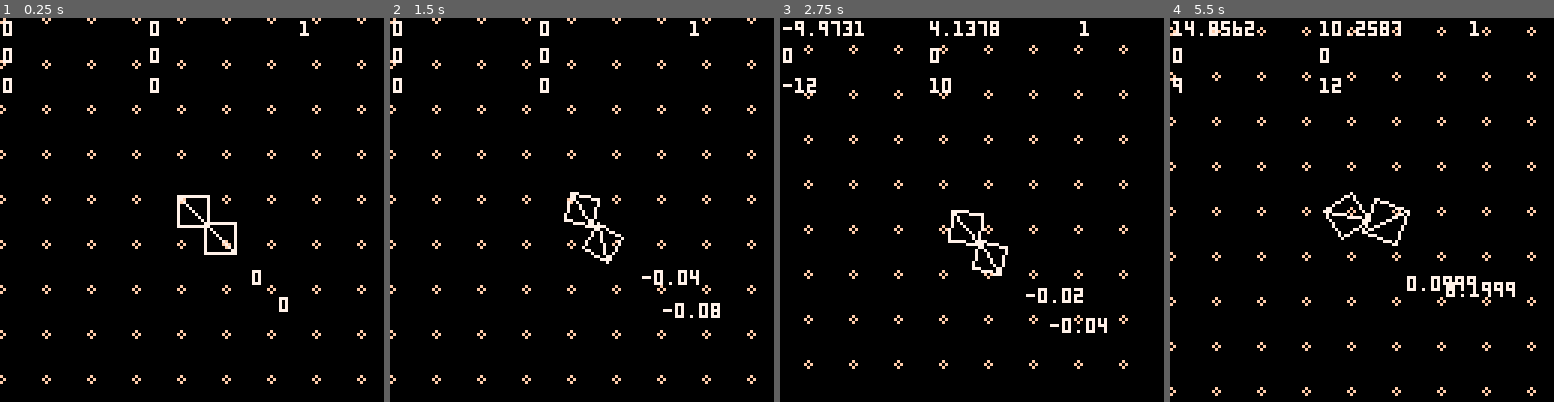
Above: before the commit, frames 1-4 (left to right).
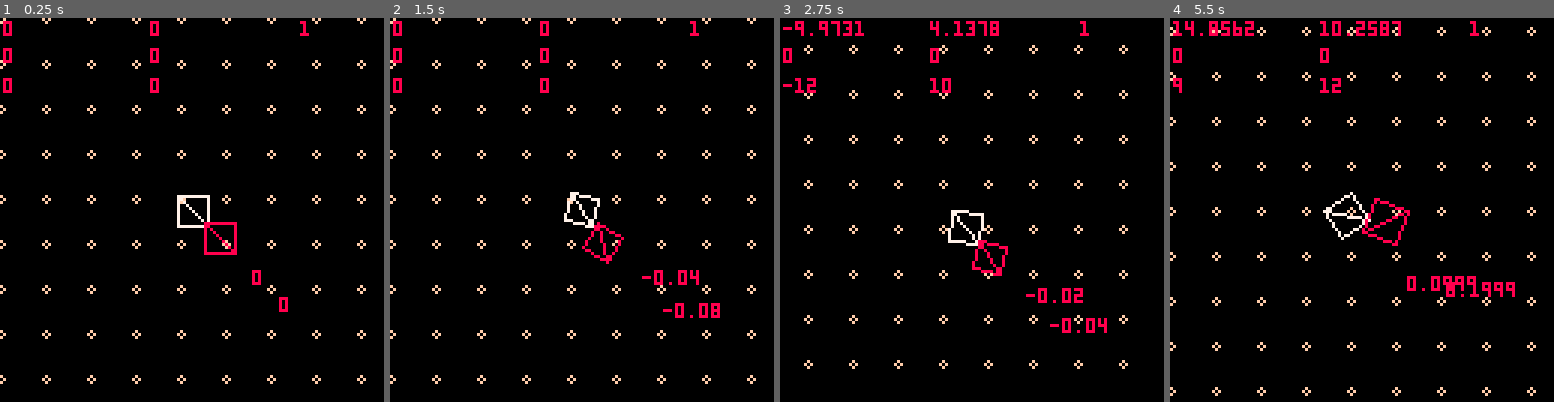
Above: after the commit, the same moments.

Repository: ianmart1n/AGBIC2016
Game: PICO-8 cartridge strungout.p8
Two runs of this game, one before a commit and one after it. Both use one fixed random seed, a clock stepped at 60 frames per second and the inputs below.
Inputs:
- Up to frame 1 (0.25 s): no input
- Up to frame 2 (1.5 s): tap O (Z key) at 0.33, 0.7, 1.43 s; tap X (X key) at 1.07 s
- Up to frame 3 (2.75 s): hold Left 1.97-2.37 s; tap X (X key) at 2.07, 2.4, 2.73 s; tap O (Z key) at 2.22 s; hold Down from 2.42 s (still down)
- Up to frame 4 (5.5 s): release Down at 2.82 s; hold Right 2.87-3.53 s; tap X (X key) every 0.33 s from 3.07 to 5.4 s; tap O (Z key) at 3.1, 3.98, 4.87 s; hold Up 3.58-4.08 s; hold Right 4.13-4.53 s; hold Down 4.58-5.08 s; hold Left from 5.13 s (still down)

The runs differ from the first frame. In frame 1, 0.9% of the frame differs, in the area x 0-81%, y 0-77%; in frame 2, 1.2%; in frame 3, 1.8%; in frame 4, 2.1%, in the area x 0-90%, y 0-73%.

Commit message:
added path colours

Diff:
--- a/strungout.p8
+++ b/strungout.p8
@@ -1,13 +1,15 @@
 pico-8 cartridge // http://www.pico-8.com
 version 8
 __lua__
-function entity(_x,_y)
+
+function entity(_x,_y,_c)
  local e={}
  e.p={}
  e.p[1]=_x
  e.p[2]=_y
  e.a=0
  e.s=1
+ e.c=_c
  return e
 end
 
@@ -72,7 +74,7 @@
   cam.n_stack-=1
  end
 
- p=entity(0,0)
+ p=entity(0,0,7)
  p.points={
   {-5,-5},
   {5,-5},
@@ -82,7 +84,7 @@
   {5,5}
  }
 
- p2=entity(9,9)
+ p2=entity(9,9,8)
  p2.points={
   {-5,-5},
   {5,-5},
@@ -157,6 +159,7 @@
 function draw_vector(_p)
  cam.push(_p)
 
+ color(_p.c)
  p1 = v_mul(rotate(_p.points[1],cam.a),cam.s)
  for i=2,#_p.points do
   p2 = v_mul(rotate(_p.points[i],cam.a),cam.s)
